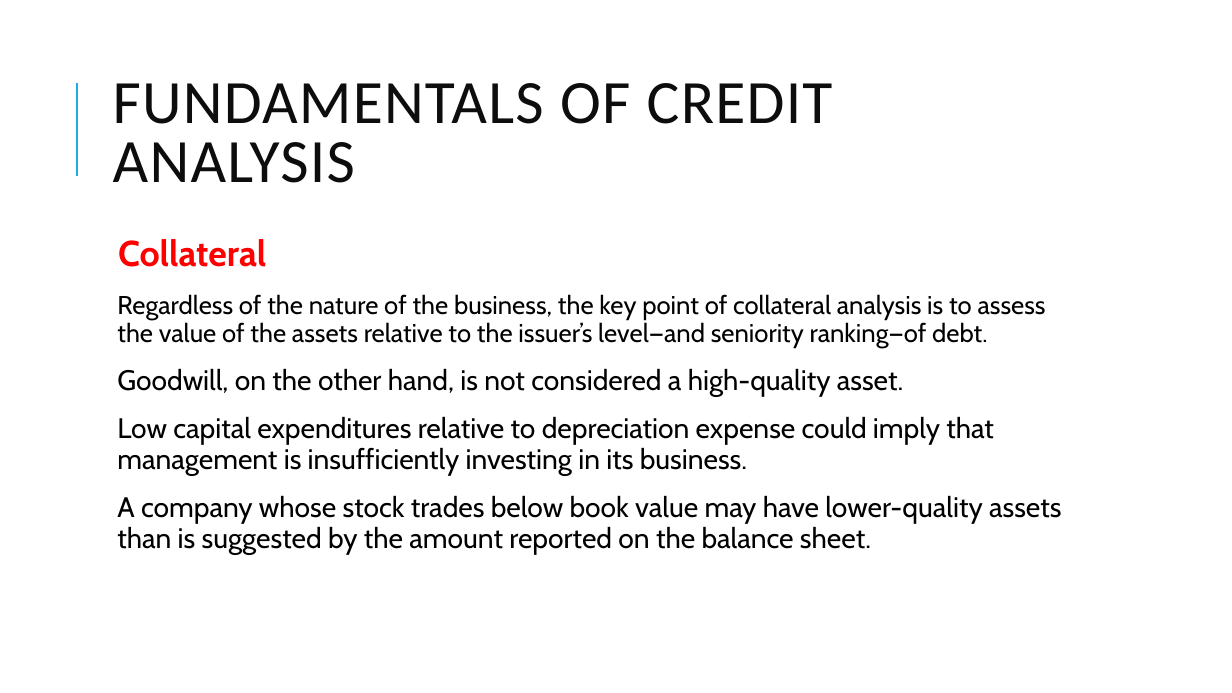
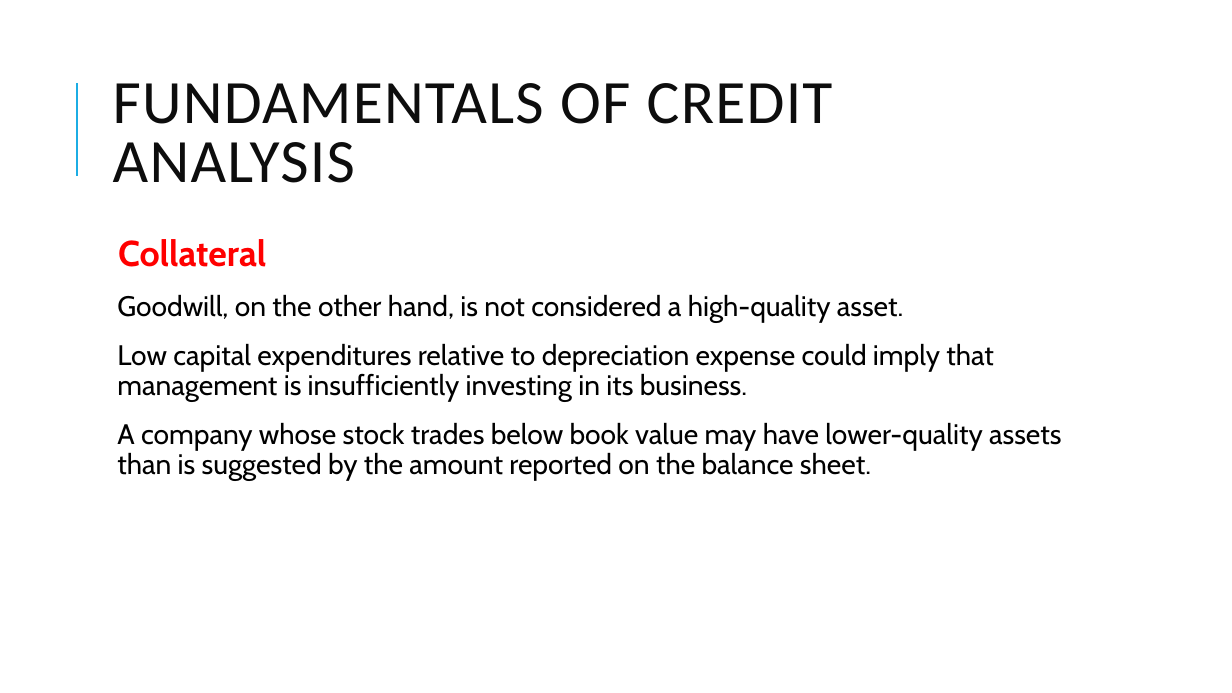
Before and after one commit to Isco0530/data, a slide deck: slide 9 of Fixed Income-35.pptx. Drawn at 1232x693 pixels with LibreOffice and Linux fonts; fonts in the diff are those of the drawing. Boxes give left, top, right and bottom in pixels: in the first picture for what was removed or moved away, otherwise in the second. Text is boxed around its words. In the diff, an @@ line names an element or a change of style, - is before the commit and + after.

```diff
--- a/Fixed Income-35.pptx
+++ b/Fixed Income-35.pptx
@@ text at [117, 294, 1046, 348]: paragraph removed @@
-  Regardless of the nature of the business, the key point of collateral analysis is to assess the value of the assets relative to the issuer’s level—and seniority ranking—of debt.
```
Also in this commit, not shown: 4 other slides changed.
